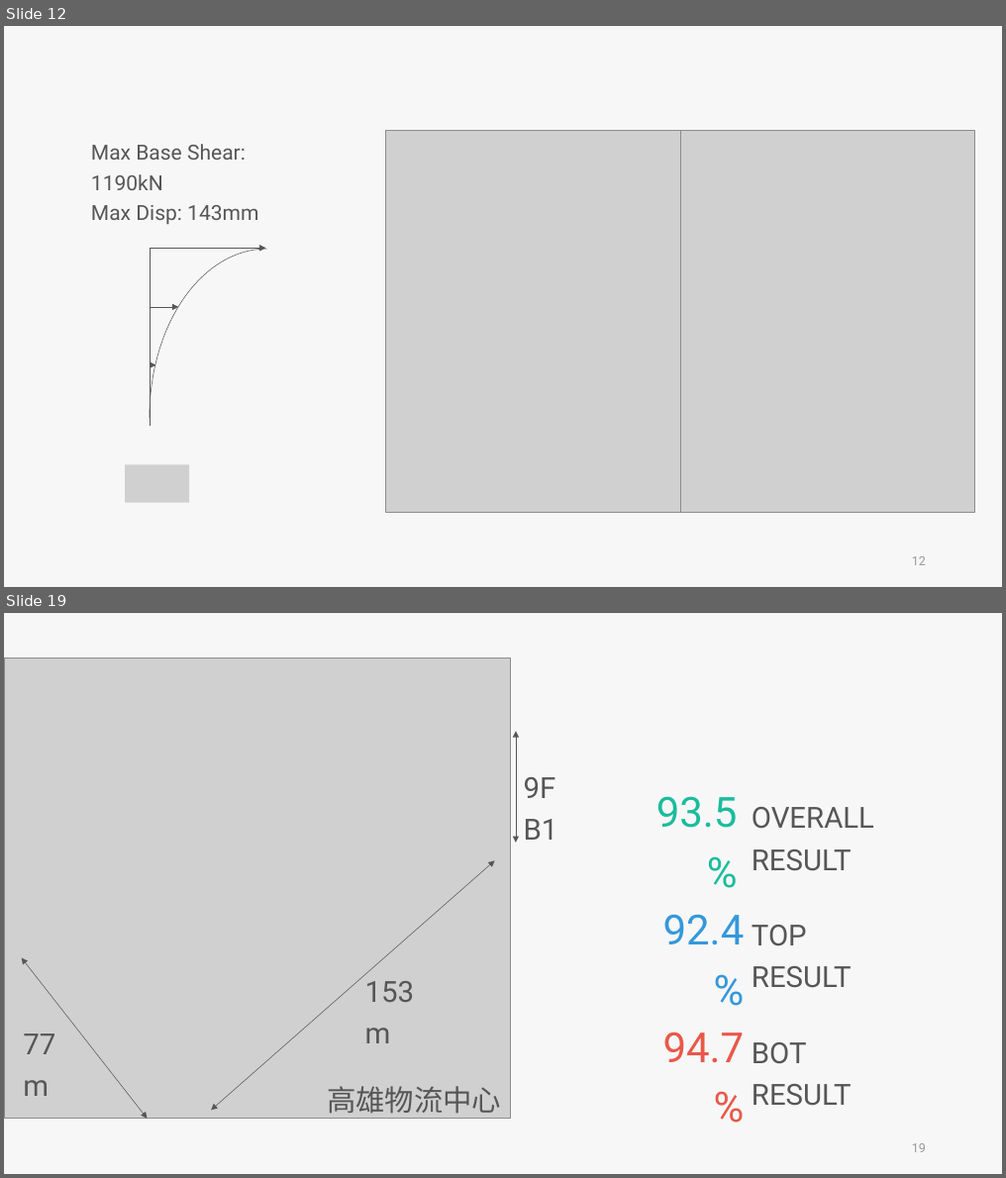
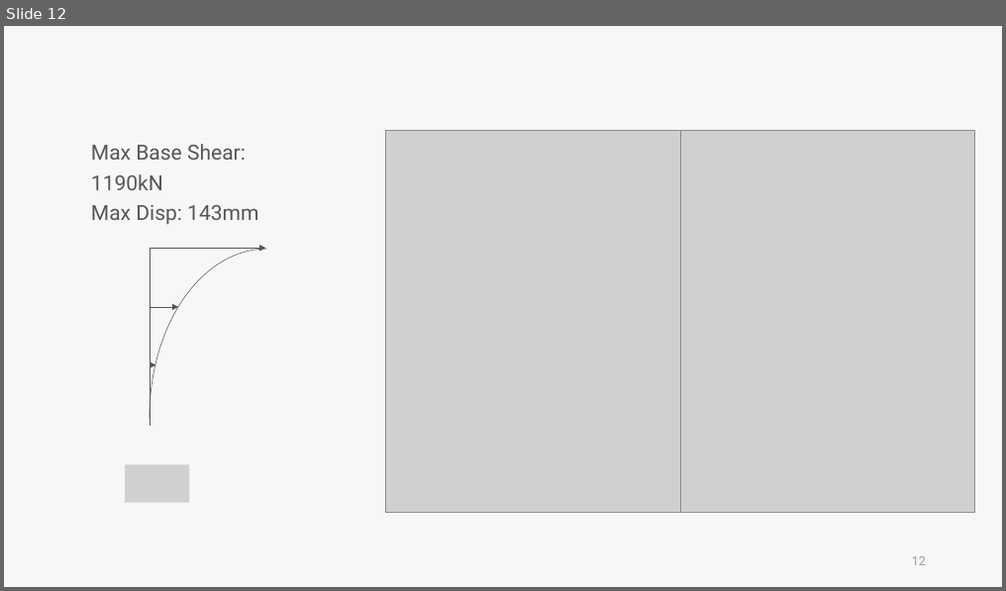
Before and after one commit to skyran1278/VbaProject, a slide deck: 20180126_SmartCut/Meeting/20181221 Meeting/20181221 Meeting mac.pptx. Shown one above the other, each under a label of ours: slides 12 and 19 before the commit, slide 12 after it; the slides between them are not shown. The pictures are 1006x1178 and 1006x591 pixels, drawn with LibreOffice and Linux fonts; fonts in the diff are those of the drawing; grey boxes stand for pictures. Boxes give left, top, right and bottom in pixels: in the first picture for what was removed or moved away, otherwise in the second. Text is boxed around its words. In the diff, an @@ line names an element or a change of style, - is before the commit and + after.

```diff
--- a/20180126_SmartCut/Meeting/20181221 Meeting/20181221 Meeting mac.pptx
+++ b/20180126_SmartCut/Meeting/20181221 Meeting/20181221 Meeting mac.pptx
@@ slide 19 removed at [4,613,1002,1174], background #F7F7F7 @@
@@ picture removed at [4,659,511,1119] @@
@@ double arrow removed from (516, 731) to (516, 843) @@
@@ text removed at [524,777,558,840] @@
-9F B1
@@ text removed at [656,796,738,828] @@
-93.5%
@@ text removed at [751,807,874,871] @@
-OVERALL RESULT
@@ double arrow removed from (495, 861) to (211, 1110) @@
@@ text removed at [663,914,745,945] @@
-92.4%
@@ text removed at [751,925,851,988] @@
-TOP RESULT
@@ double arrow removed from (21, 959) to (147, 1119) @@
@@ text removed at [364,962,438,1008] @@
-153m
@@ text removed at [24,1016,85,1061] @@
-77m
@@ text removed at [663,1032,745,1062] @@
-94.7%
@@ text removed at [751,1043,851,1106] @@
-BOT RESULT
@@ text removed at [327,1086,501,1119] @@
-高雄物流中心
@@ page number removed at [912,1144,926,1153] @@
-19
```
Also in this commit, not shown: 4 slides changed, 6 slides added, 26 other slides removed, 2 other files.
